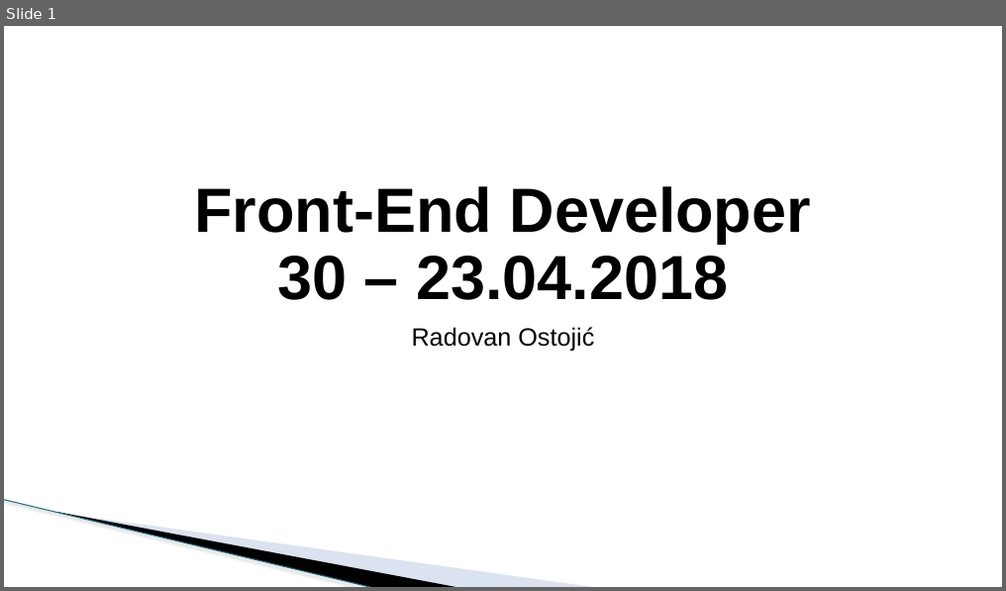
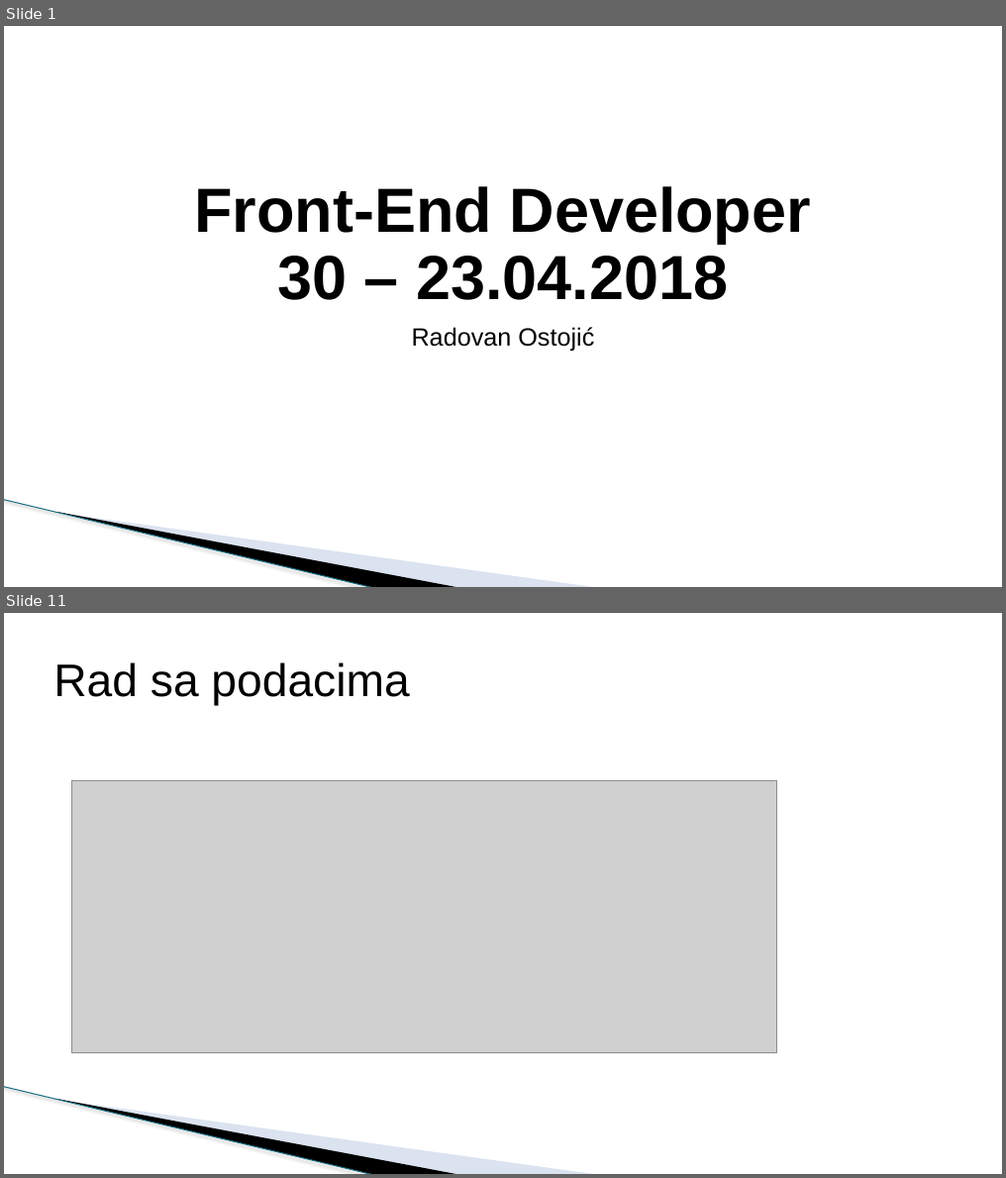
Before and after one commit to todalexcode/kurs-front-end, a slide deck: sesija-30/PPT/Front-End Developer-30.pptx. Shown one above the other, each under a label of ours: slide 1 before the commit, slides 1 and 11 after it; the slides between them are not shown. The pictures are 1006x591 and 1006x1178 pixels, drawn with LibreOffice and Linux fonts; fonts in the diff are those of the drawing; grey boxes stand for pictures; background and template pictures are left out. Boxes give left, top, right and bottom in pixels: in the first picture for what was removed or moved away, otherwise in the second. Text is boxed around its words. In the diff, an @@ line names an element or a change of style, - is before the commit and + after.

```diff
--- a/sesija-30/PPT/Front-End Developer-30.pptx
+++ b/sesija-30/PPT/Front-End Developer-30.pptx
@@ slide 11 added at (4,613,1002,1174), background #FFFFFF; not listed: 3 template elements that a slide beside it also shows @@
@@ title added at (54,663,409,706), 44 pt, text #000000 @@
+Rad sa podacima
@@ picture added at (71,780,776,1054) @@
```
Also in this commit, not shown: 2 slides changed, 7 other slides added, 1 slide removed, 8 other files.
